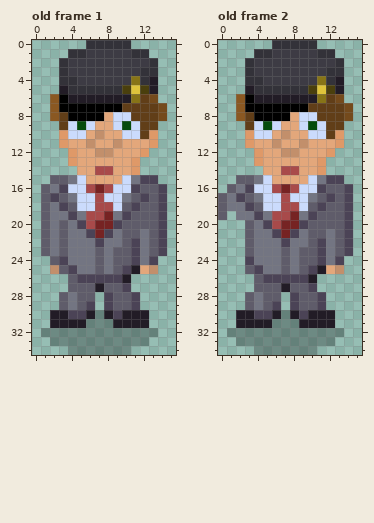
Pixel-art file -- art/cfe-reb.aseprite. Above is the file before it was changed.
16x35 pixels, 3 frames. Colours within 5 levels of each other are drawn and written as one. Shown: old frame 1, old frame 2. The commit also changed other frames, which this record leaves out.
Once edited:
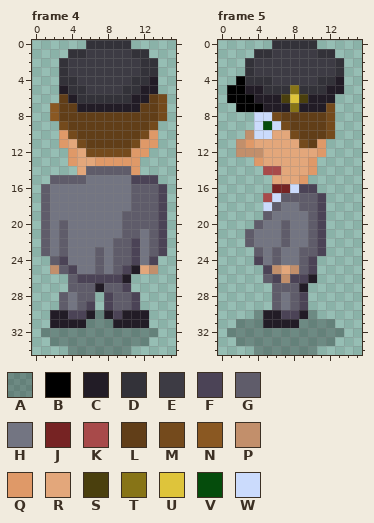
Palette (. is transparent): A #00000046  B #000000  C #221c26  D #333239  E #3d3b44  F #4b4356  G #5f5c6a  H #737582  J #762323  K #a84a4a  L #613e18  M #744a1c  N #8a5822  P #c28f6b  Q #df9968  R #e3a77b  S #4a3f0d  T #877417  U #dec43b  V #054c0c  W #cbdbfc
A new or re-ordered frame is compared with the old frame closest to it.
Log entry: Player sprite in all 4 directions
From old to new:
frames 3 -> 6
--- frame 4 is new; against old frame 1, layer "reb"
@@ x 0..15 @@
  1 ....DDEEEEEDD...
- 2 ...DEEEEEEEEED..
+ 2 ...DEEEEEEEEDD..
  3 ...DEEEEEEEEDD..
- 4 ...DDEEEEEETDC..
- 5 ...CDDDDDDSUSC..
- 6 ..NBCCCCCCCTLM..
- 7 ..NBBBBBBBLLLLM.
- 8 ..NLBBBBRWWLLLM.
- 9 ...LWVWRRWVWLL..
-10 ...QWWRPRRWWLQ..
-11 ...QRRPRRPRRRQ..
-12 ....QRRPPRRRQ...
-13 ....QRRRRRRQ....
-14 .....RRKKRRQ....
-15 ..GGHWRRRRWHFF..
-16 .GHFWWKJKWWFGGF.
-17 .GFGHWWKWWHGFGF.
-18 .GHFGWWKKWGFGGF.
-19 .GHHFHKKJHFGGGF.
-20 .GHGHFKJJFGGGGF.
-21 .GHGHHFJFHGGHGF.
-22 .GHGHHHFHHGFHGF.
+ 4 ...DDEEEEEEDDC..
+ 5 ...CDDEEEEDDCC..
+ 6 ...LCDDDDDDCCLM.
+ 7 ..NLLCCCCCCCLLM.
+ 8 ..NLLLLLLLLLLLM.
+ 9 ...MLLLLLLLLLM..
+10 ...QMLLLLLLLMQ..
+11 ...QRMLLLLLMQQ..
+12 ....QRMMMMMQQ...
+13 ....QRRQQQQQ....
+14 .....RGGGGGQ....
+15 ..GGGGHHHHHFFF..
+16 .GHHHHHHHHHGGGF.
+17 .GHHHHHHHHHGGGF.
+18 .GHHHHHHHHHGGGF.
+19 .GHHHHHHHHGGGGF.
+20 .GHGHHHHHHGGGGF.
+21 .GHGHHHHHHGGHGF.
+22 .GHGHHHHHGGFHGF.
 23 .GHGHHHGHGGFHGF.
--- frame 5 is new; against old frame 2, layer "reb"
@@ x 0..15 @@
  2 ...DEEEEEEEEED..
- 3 ...DEEEEEEEEDD..
- 4 ...DDEEEEEETDC..
- 5 ...CDDDDDDSUSC..
- 6 ..NBCCCCCCCTLM..
- 7 ..NBBBBBBBLLLLM.
- 8 ..NLBBBBRWWLLLM.
- 9 ...LWVWRRWVWLL..
-10 ...QWWRPRRWWLQ..
-11 ...QRRPRRPRRRQ..
-12 ....QRRPPRRRQ...
-13 ....QRRRRRRQ....
-14 .....RRKKRRQ....
-15 ..GGHWRRRRWHFF..
-16 .GHFWWKJKWWFGGF.
-17 GHFGHWWKWWHGFGF.
-18 GHHFGWWKKWGFGGF.
-19 G.HHFHKKJHFGGGF.
-20 ...GHFKJJFGGGGF.
-21 ...GHHFJFHGGHGF.
-22 ...GHHHFHHGFHGF.
-23 ...GHHHGHGGFHGF.
-24 ...FHHHGHGGFHF..
-25 ...GFHHGHGFCRP..
-26 ....GFFFFFC.....
-27 ....GGGCGGF.....
-28 ...GHGG.FGGF....
-29 ...GHGF.FGGF....
-30 ..CCFFCACFCCC...
-31 ..CCCCAAACCCC...
+ 3 ...DEEEEEEEEED..
+ 4 ..BDDDEEEEEDDC..
+ 5 .BBCCDDDTDDDCC..
+ 6 .BBBCCCSUSCCC...
+ 7 ..BBBCCCTCCCM...
+ 8 ....WWMLLLLLM...
+ 9 ....WVWMLLLLM...
+10 ...PWWRRMLLLM...
+11 ..PQRRRRRMLQ....
+12 ..PPPRRRRRRQ....
+13 ....QRRRRRQ.....
+14 .....KKRRRQ.....
+15 ......RRRQ......
+16 ......JJWFF.....
+17 .....KWGGGGF....
+18 .....WGHHGGF....
+19 .....GHHHHGF....
+20 ....GHHGHHGF....
+21 ...GHHHGHHGF....
+22 ...GHHHGHHGF....
+23 ....GHGHHGGF....
+24 ....FHGHHGF.....
+25 .....FPRPGF.....
+26 .....GFPFFC.....
+27 ......GGGC......
+28 ......GHGF......
+29 ......GHGF......
+30 ....ACCFFCA.....
+31 ..AAACCCCAAAA...
 32 .AAAAAAAAAAAAA..
Boxes around the changes in both pictures, in picture pixels (x1, y1, x2, y2):
changed: (50, 58, 167, 247)
changed: (218, 67, 353, 328)
